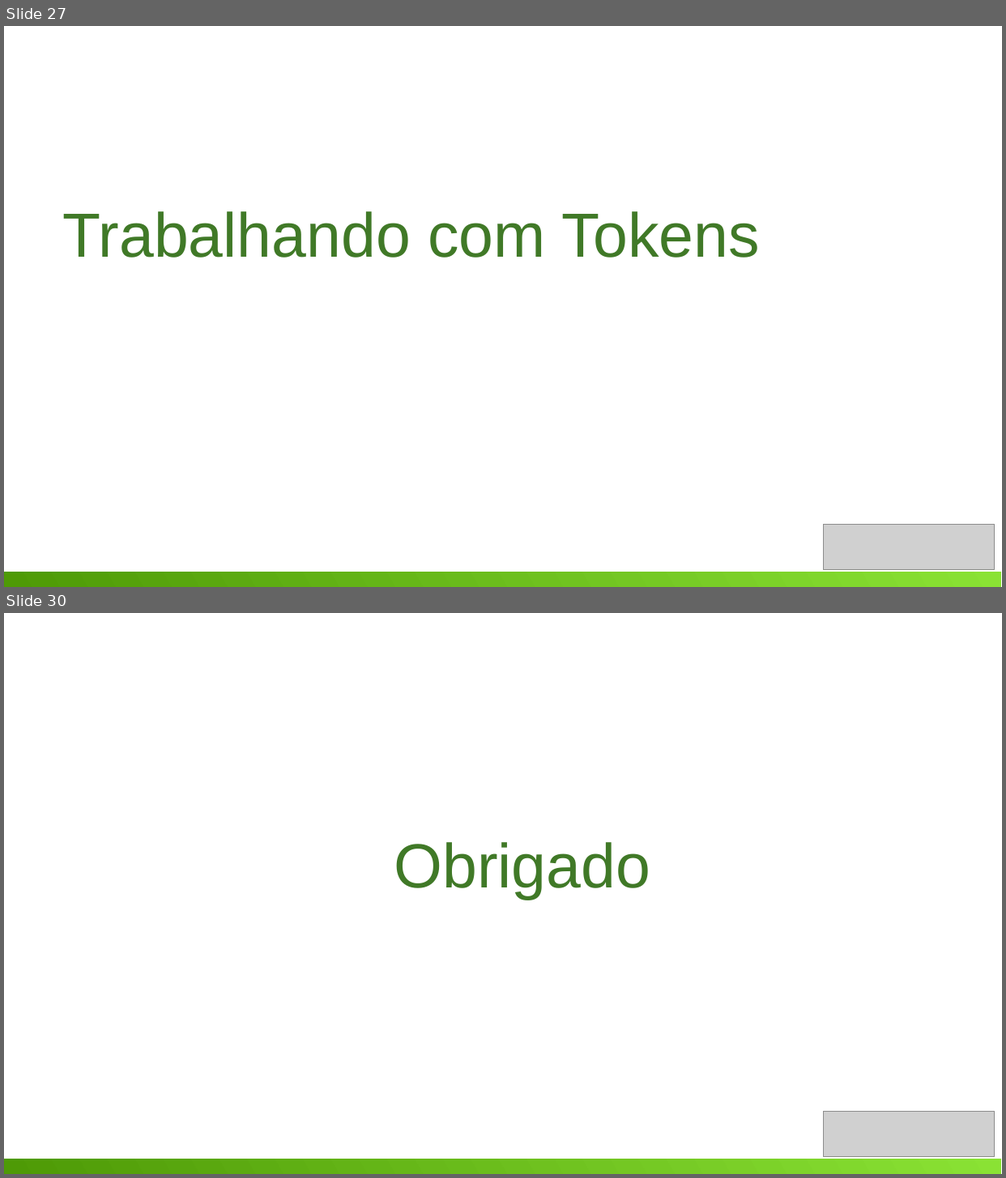
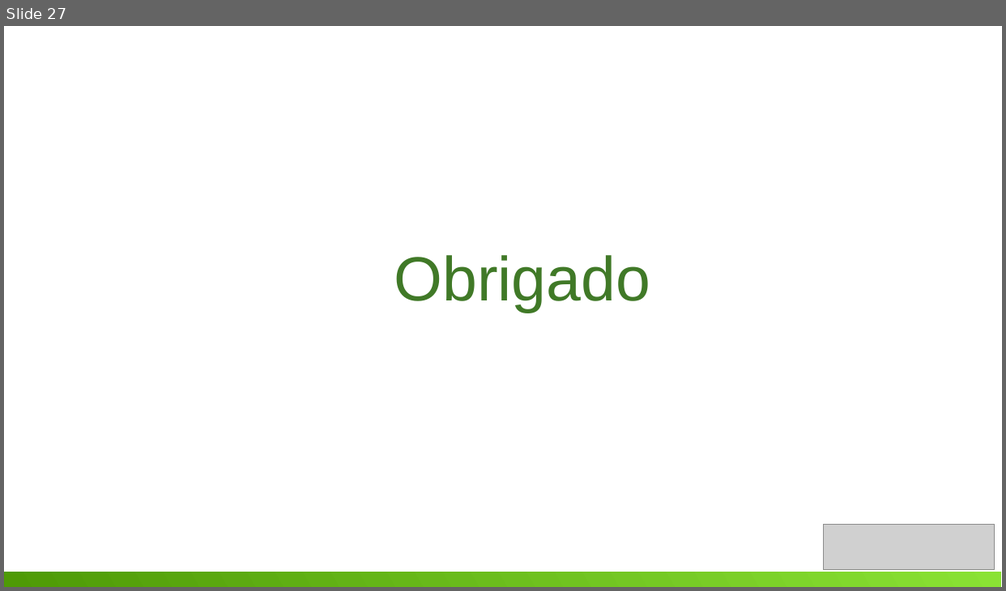
Before and after one commit to gambarra/PalestraAspNetCoreSecurity, a slide deck: ppt/Seguranca.odp. Shown one above the other, each under a label of ours: slides 27 and 30 before the commit, slide 27 after it; the slides between them are not shown. The pictures are 1006x1178 and 1006x591 pixels, drawn with LibreOffice and Linux fonts; fonts in the diff are those of the drawing; grey boxes stand for pictures. Boxes give left, top, right and bottom in pixels: in the first picture for what was removed or moved away, otherwise in the second. Text is boxed around its words. In the diff, an @@ line names an element or a change of style, - is before the commit and + after.

```diff
--- a/ppt/Seguranca.odp
+++ b/ppt/Seguranca.odp
@@ slide 27 removed at (4, 26, 1002, 587), background #FFFFFF @@
@@ text removed at (62, 211, 760, 258) @@
-Trabalhando com Tokens
@@ picture removed at (823, 525, 994, 571) @@
@@ rectangle removed at (4, 573, 1002, 587) @@
@@ what was slide 30 is now slide 27 @@
```
Also in this commit, not shown: 3 slides changed, 1 slide added, 3 other slides removed, 1 other file.
